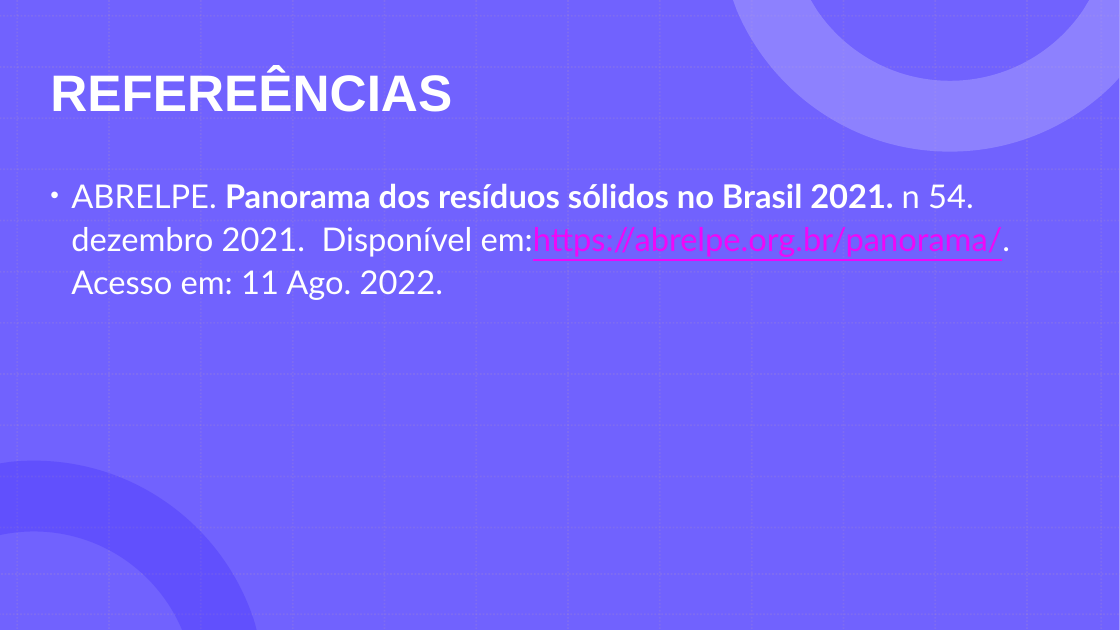
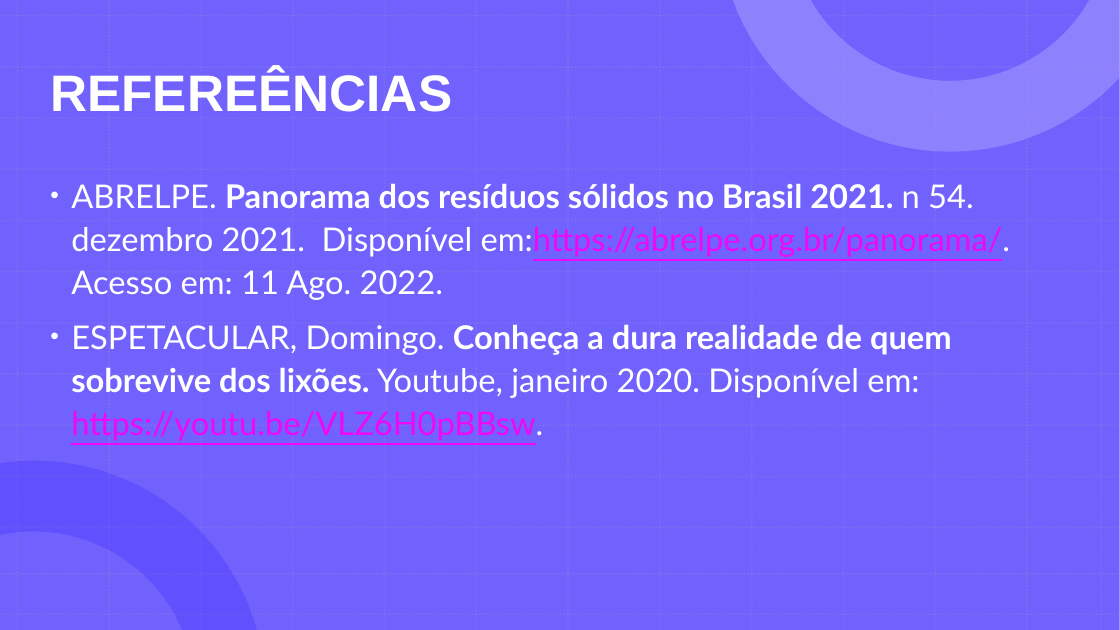
Before and after one commit to GabrielDSS0/ETEC-Coisas-Escolares, a slide deck: slide 35 of 1 etim ds 2022/EAMT/Trabalho Acadêmico/Relatório (a importância dos ecopontos)/A importância da separação dos recicláveis 3/Ecopontos - EAMT.pptx. Drawn at 1120x630 pixels with LibreOffice and Linux fonts; fonts in the diff are those of the drawing. Boxes give left, top, right and bottom in pixels: in the first picture for what was removed or moved away, otherwise in the second. Text is boxed around its words. In the diff, an @@ line names an element or a change of style, - is before the commit and + after.

```diff
--- a/1 etim ds 2022/EAMT/Trabalho Acadêmico/Relatório (a importância dos ecopontos)/A importância da separação dos recicláveis 3/Ecopontos - EAMT.pptx
+++ b/1 etim ds 2022/EAMT/Trabalho Acadêmico/Relatório (a importância dos ecopontos)/A importância da separação dos recicláveis 3/Ecopontos - EAMT.pptx
@@ text at <box>71,324,952,441</box>: paragraph added @@
+• ESPETACULAR, Domingo. Conheça a dura realidade de quem sobrevive dos lixões. Youtube, janeiro 2020. Disponível em: https://youtu.be/VLZ6H0pBBsw.
```
Also in this commit, not shown: 2 other files.
